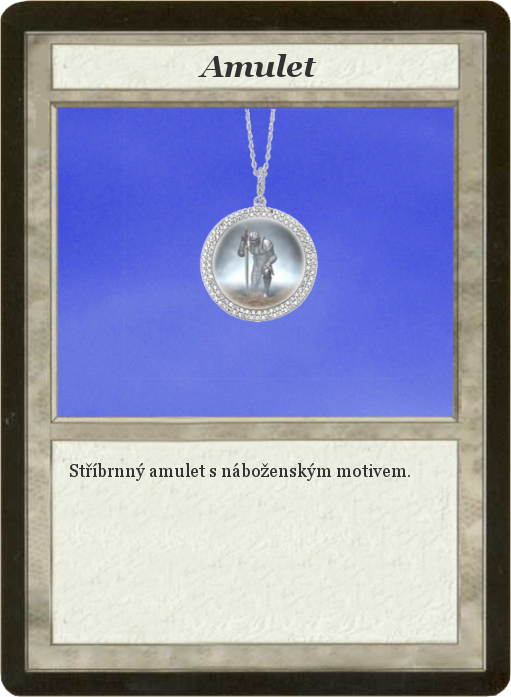
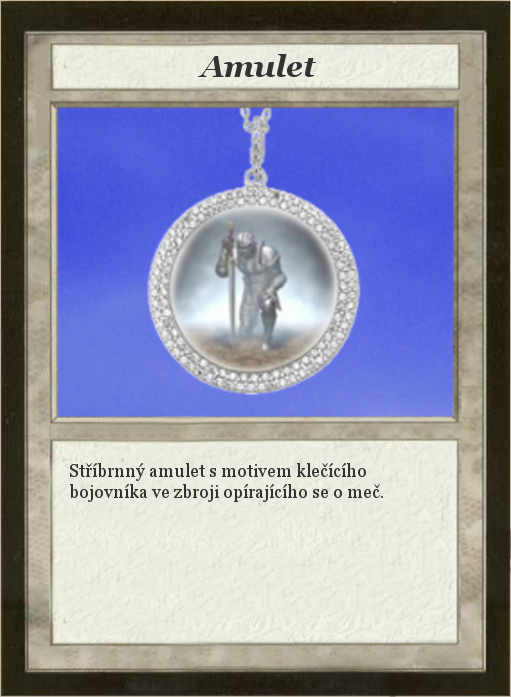
Layered file, before and after one edit (w=511, h=697). Changes by layer:
renamed "Stříbrnný amulet s náboženským..." to "Stříbrnný amulet s motivem kle...", painted on it over [70, 463, 410, 502]
painted on "Card" over [0, 0, 511, 697]
painted on "Knight_Kneeling.jpg" over [166, 203, 342, 379]
painted on "silver_necklace2.jpg" over [11, 9, 497, 498]
